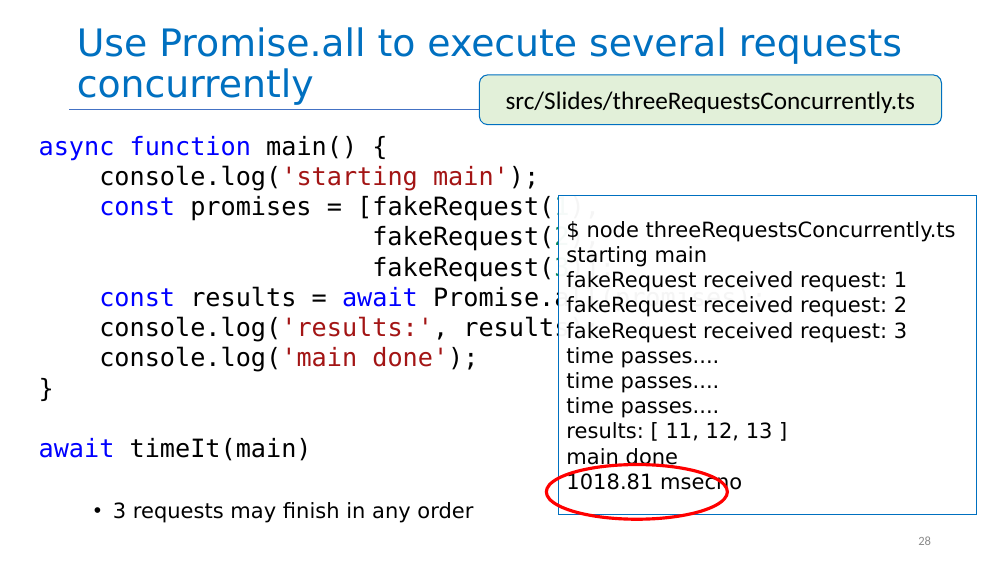
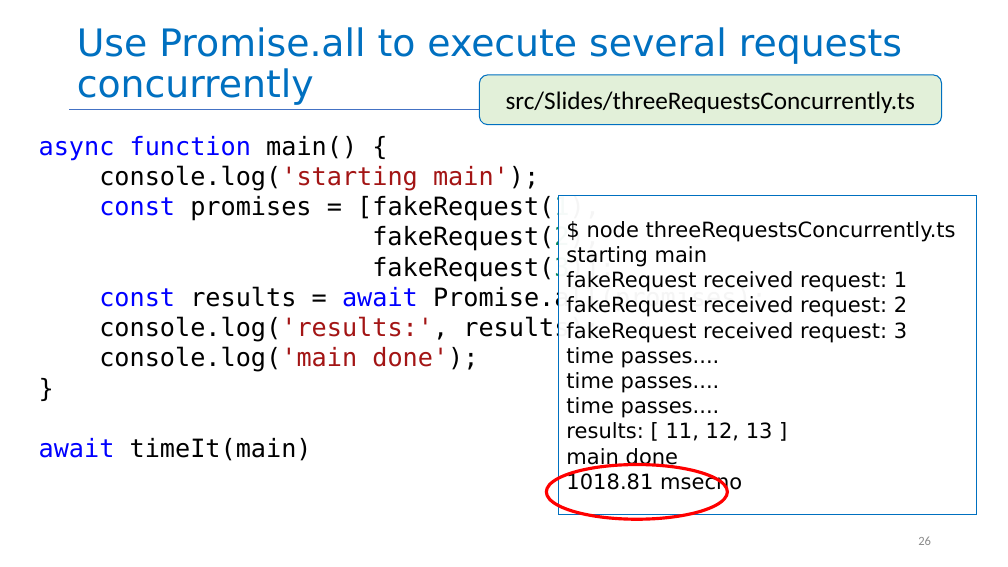
Before and after one commit to neu-se/CS4530-Fall-2026, a slide deck: slide 26 of Slides/Module 08 Concurrency.pptx (slide 28 before the commit). Drawn at 1008x567 pixels with LibreOffice and Linux fonts; fonts in the diff are those of the drawing. Boxes give left, top, right and bottom in pixels: in the first picture for what was removed or moved away, otherwise in the second. Text is boxed around its words. In the diff, an @@ line names an element or a change of style, - is before the commit and + after.

```diff
--- a/Slides/Module 08 Concurrency.pptx
+++ b/Slides/Module 08 Concurrency.pptx
@@ text removed at (113,502,473,523) @@
-• 3 requests may finish in any order
```
Also in this commit, not shown: 4 other slides changed, 1 slide added, 2 slides removed, 1 other file.
